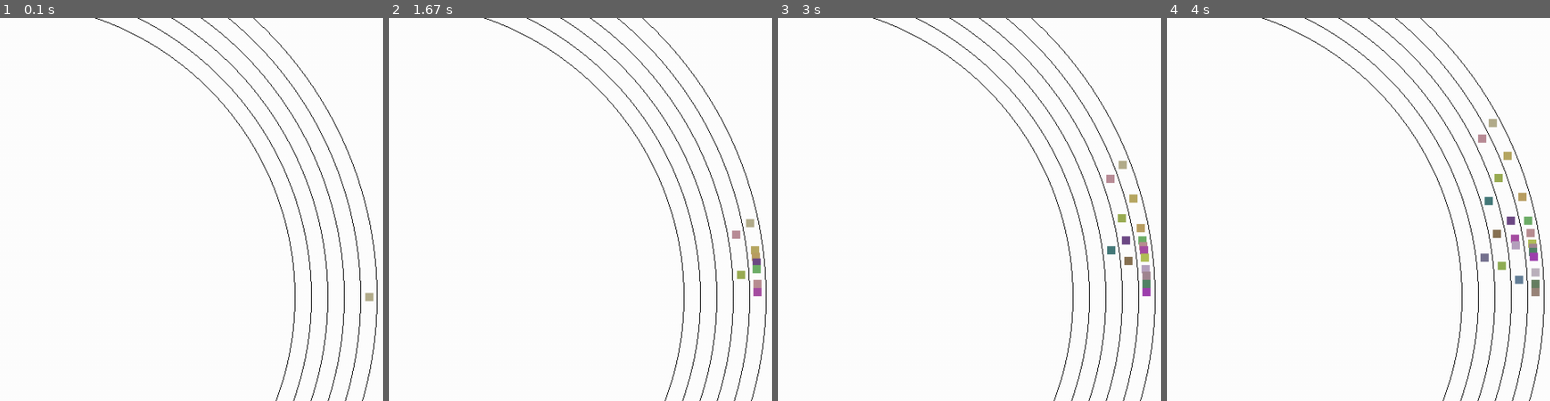
Above: before the commit, frames 1-4 (left to right).
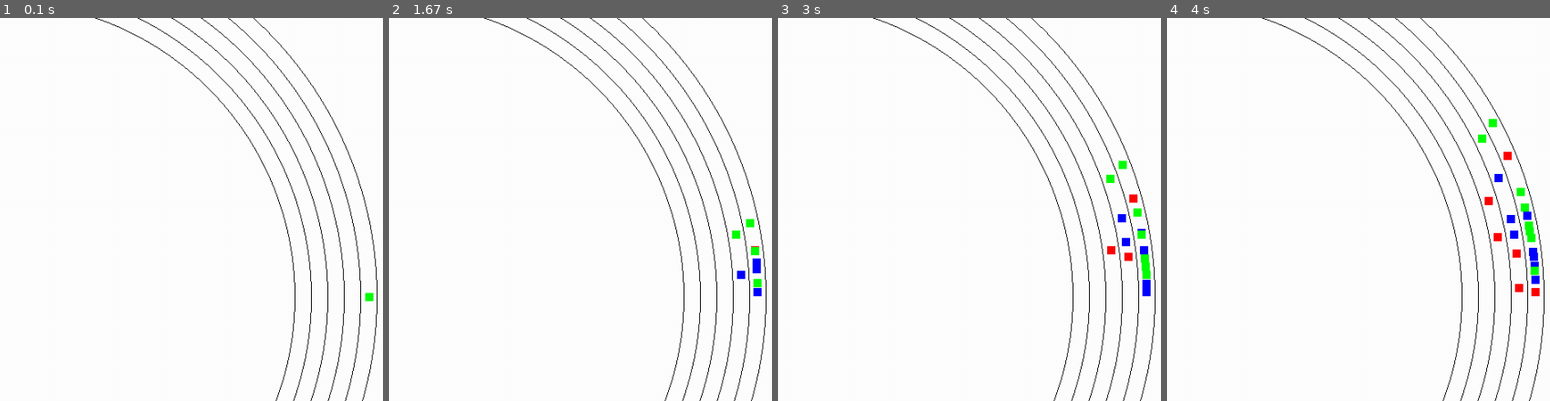
Above: after the commit, the same moments.

Repository: atonderski/TrafficMadness
Game: pygame game, started from traffic_madness/main.py
Same seed, same stepped clock (60 frames per second), same inputs: the game is played once before the commit and once after it.
Inputs:
- Up to frame 1 (0.1 s): no input
- Up to frame 2 (1.67 s): no input
- Up to frame 3 (3 s): no input
- Up to frame 4 (4 s): no input
The pictures show only the part of the screen within x 50-100%, y 14-64%; the shares and areas given below are measured in that part.

The runs differ from the first frame. In frame 1, less than 0.1% of the frame differs, in the area x 95-98%, y 71-75%; in frame 2, 0.4%; in frame 3, 0.9%; in frame 4, 1.5%, in the area x 81-98%, y 26-73%.

Commit message:
Added passive driver

Diff:
--- a/traffic_madness/car/__init__.py
+++ b/traffic_madness/car/__init__.py
@@ -13,9 +13,10 @@
         self.velocity = velocity
         self.acceleration = config.acceleration
         self.deceleration = config.deceleration
-        self.color = (64 + random.randint(0, 127),
-                      64 + random.randint(0, 127),
-                      64 + random.randint(0, 127))
+        self.color = (0, 0, 255)
+        # self.color = (64 + random.randint(0, 127),
+        #               64 + random.randint(0, 127),
+        #               64 + random.randint(0, 127))
 
     def update(self, target_speed, nearby_cars):
         pass
--- a/traffic_madness/car/aggressive_car.py
+++ b/traffic_madness/car/aggressive_car.py
@@ -9,6 +9,7 @@
         self.acceleration *= config.aggressiveness
         self.deceleration *= config.aggressiveness
         self.safetymultiplier /= config.aggressiveness
+        self.color = (255, 0, 0)
 
     def update(self, target_speed, nearby_cars):
         config = Config()
--- /dev/null
+++ b/traffic_madness/car/passive_car.py
@@ -0,0 +1,20 @@
+from traffic_madness.car import Car
+from traffic_madness.config import Config
+from traffic_madness.car.lane_switching_car import LaneSwitchingCar
+
+class PassiveCar(LaneSwitchingCar):
+    def __init__(self, position, velocity, lane):
+        config = Config()
+        super().__init__(position, velocity, lane)
+        self.acceleration *= config.passiveness
+        self.deceleration *= config.passiveness
+        self.safetymultiplier /= config.passiveness
+        self.color = (0, 255, 0)
+
+    def update(self, target_speed, nearby_cars):
+        config = Config()
+        distances = []  # Stores distances of neighbours
+        # Cannot set to 0, else cars never brake
+        target_speed *= config.passiveness
+
+        super().update(target_speed, nearby_cars)
--- a/traffic_madness/config.py
+++ b/traffic_madness/config.py
@@ -4,6 +4,8 @@
     def __init__(self):
         self.timestep = 0.1
         # track properties
+        self.aggressives = 0.1 # % of aggressive drivers
+        self.passives = 0.25 # passive drivers
         self.lanes = 5
         self.speed_limit = 20
         self.track_length = 1000
@@ -14,4 +16,5 @@
         self.acceleration = 4.3
         self.deceleration = 7.5
         self.aggressiveness = 1.2
+        self.passiveness = 0.5
         self.safetymultiplier = 1.0
--- a/traffic_madness/track/multi_lane_track.py
+++ b/traffic_madness/track/multi_lane_track.py
@@ -2,6 +2,7 @@
 
 from traffic_madness.car.lane_switching_car import LaneSwitchingCar
 from traffic_madness.car.aggressive_car import AggressiveCar
+from traffic_madness.car.passive_car import PassiveCar
 from traffic_madness.car.simple_car import SimpleCar
 from traffic_madness.track import Track
 from traffic_madness.track.trackbucket import TrackBucket
@@ -54,14 +55,20 @@
         if any([abs(car.position - 0) < self.buffer_length for
                 car in cars]):
             return
-        if np.random.random() < 0.25:
+
+        random_nbr = np.random.random()
+        if random_nbr < 0.25:
             new_car = AggressiveCar(position=0,
+                                   velocity=self.speed_limit,
+                                   lane=lane)
+        elif random_nbr < 0.75:
+            new_car = PassiveCar(position=0,
                                    velocity=self.speed_limit,
                                    lane=lane)
         else:
             new_car = LaneSwitchingCar(position=0,
-                                   velocity=self.speed_limit,
-                                   lane=lane)
+                                       velocity=self.speed_limit,
+                                       lane=lane)
         self.cars.add_car(new_car)
 
     def try_to_spawn_car(self):
